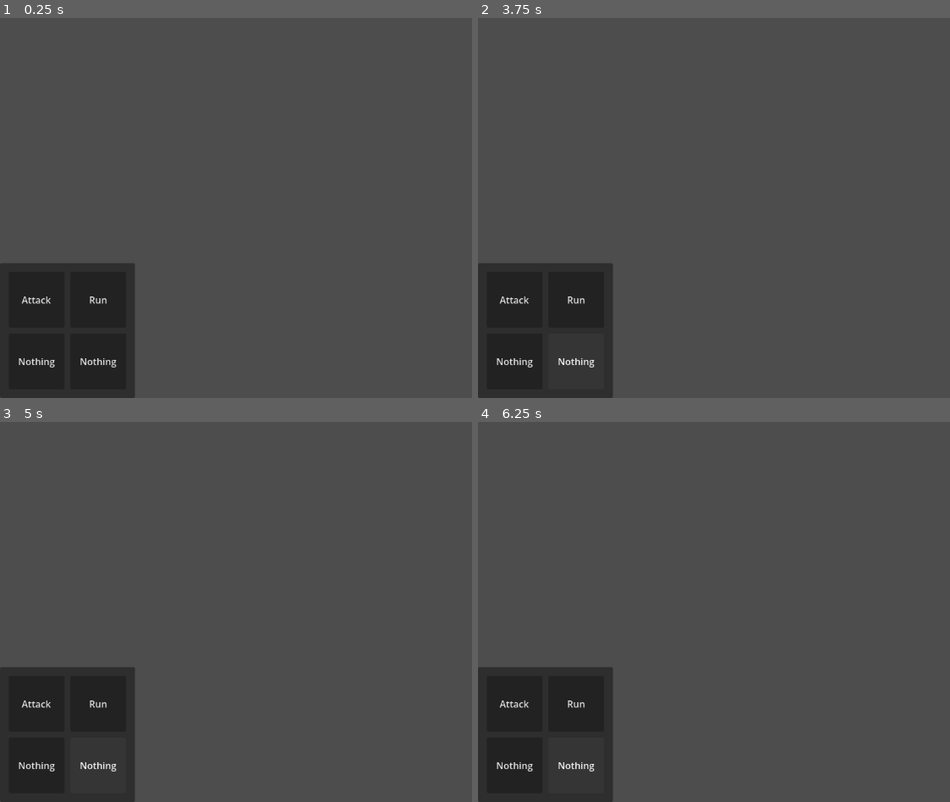
Above: before the commit, frames 1-4 (two rows, left to right).
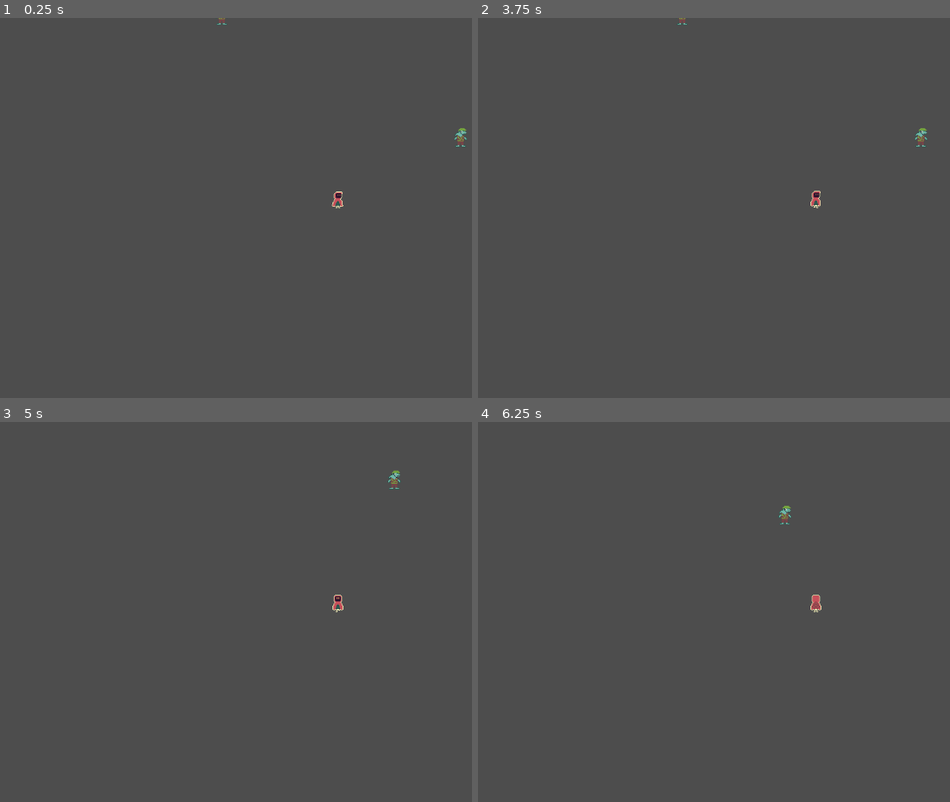
Above: after the commit, the same moments.

Repository: lumodevteam/sovle-squad
Game: Godot game, scene res://scenes/tutorial.tscn
Two runs of this game, one before a commit and one after it. Both use one fixed random seed, a clock stepped at 60 frames per second and the inputs below. Before the commit the project starts from res://scenes/global/battle/battle_gui.tscn.
Inputs (mouse positions are in pixels of both pictures, inside the frame that each line leads up to):
- Up to frame 1 (0.25 s): no input
- Up to frame 2 (3.75 s): click (515, 299) at 0.5 s, where only the run before the commit has a clickable "Attack"; click (577, 299) at 1.25 s, where only the run before the commit has a clickable "Run"; click (515, 360) at 2 s, where only the run before the commit has a clickable "Nothing"; click (577, 360) at 2.75 s, where only the run before the commit has a clickable "Nothing"; tap Enter at 3.5 s; hold D (right) from 3.53 s (still down); hold E (interact) from 3.53 s (still down)
- Up to frame 3 (5 s): release D (right) at 4.28 s; release E (interact) at 4.28 s; hold S (down) from 4.28 s (still down); tap E (interact) at 4.35 s
- Up to frame 4 (6.25 s): tap Space at 5 s; release S (down) at 5.03 s; hold D (right) 5.03-5.78 s; hold Shift (sprint) 5.03-5.78 s; tap E (interact) at 5.3, 5.85 s; hold W (up) from 5.78 s (still down)

The runs differ from the first frame. In frame 1, 10% of the frame differs, in the area x 0-99%, y 0-100%; in frame 2, 8.6%; in frame 3, 8.6%; in frame 4, 8.6%.
Error before the commit: Parse Error: Expected identifier after "." for attribute access. (res://scenes/global/battle/menu.gd:5)

Commit message:
Updated battle to use signals for cleaner code

Diff:
--- a/solve-squad/project.godot
+++ b/solve-squad/project.godot
@@ -11,7 +11,7 @@
 [application]
 
 config/name="Solve Squad"
-run/main_scene="uid://b0jnhnrqsshx0"
+run/main_scene="uid://d2nh1tce5gdx"
 config/features=PackedStringArray("4.5", "GL Compatibility")
 config/icon="res://icon.svg"
 
--- a/solve-squad/scenes/entities/enemy/enemy.gd
+++ b/solve-squad/scenes/entities/enemy/enemy.gd
@@ -30,11 +30,7 @@
 func collision(body: Node2D) -> void:
 	if body.is_in_group("player"):
 		player_in_range = body
-		interact()
-
-func interact() -> void:
-	print("battling")
-	Battle.battle(player_in_range, self)
+		Battle.start_battle.emit(player_in_range, self)
 
 func attack() -> int:
 	atk = 1
--- a/solve-squad/scenes/entities/player/player.gd
+++ b/solve-squad/scenes/entities/player/player.gd
@@ -36,6 +36,9 @@
 		"spd" : randi() % 10 + 1,
 		"dmg" : dmg / 2
 	},
+	4: {
+		"name" : "back",
+	}
 }
 
 var state: State = State.IDLE # current state of the player
--- a/solve-squad/scenes/global/battle/battle.gd
+++ b/solve-squad/scenes/global/battle/battle.gd
@@ -1,19 +1,18 @@
-extends Node
+extends Node2D
 
-signal get_player_moves(moves: Array)
+signal start_battle(player: CharacterBody2D, enemy: CharacterBody2D)
+signal battle_over
 
 var battling: bool = false # is there a battle happening
 var rng = RandomNumberGenerator.new()
 var weights = PackedFloat32Array([0.5, 0.7, 1, 0.7, 0.5])
 
-func battle(player, enemy) -> void: # battle function
-	Navigation.change_scene(Navigation.battle_scene)
+func _ready():
+	start_battle.connect(_on_start_battle)
+
+func _on_start_battle(player, enemy) -> void: # battle function
 	battling = true
-
-	var mid: int = player.lvl
-	var enemy_lvls: Array = [mid - 2, mid - 1, mid, mid + 1, mid + 2]
-
-	enemy.lvl = enemy_lvls[rng.rand_weighted(weights)] # picks a random lvl for the enemy
-
-	if enemy.lvl <= 0:
-		enemy.lvl = 1
+	var battle_player = player
+	var battle_enemy = enemy
+	print(battle_player, battle_enemy)
+	print(battle_player.moves)
--- a/solve-squad/scenes/global/battle/battle.tscn
+++ b/solve-squad/scenes/global/battle/battle.tscn
@@ -1,40 +1,12 @@
 [gd_scene load_steps=5 format=3 uid="uid://dqu1bdl7daoaa"]
 
+[ext_resource type="Script" uid="uid://bv0p8frvohdru" path="res://scenes/global/battle/battle.gd" id="1_qrdqo"]
 [ext_resource type="PackedScene" uid="uid://c4ptsnun1j3k2" path="res://scenes/entities/enemy/enemy.tscn" id="2_qrdqo"]
 [ext_resource type="PackedScene" uid="uid://d2y41t1gddvi0" path="res://scenes/entities/player/player.tscn" id="3_aucy0"]
 [ext_resource type="PackedScene" uid="uid://b0jnhnrqsshx0" path="res://scenes/global/battle/battle_gui.tscn" id="3_v2tsk"]
 
-[sub_resource type="GDScript" id="GDScript_b1xms"]
-script/source = "extends Node
-
-var battling: bool = false # is there a battle happening
-var rng = RandomNumberGenerator.new()
-var weights = PackedFloat32Array([0.5, 0.7, 1, 0.7, 0.5])
-
-func battle(player, enemy) -> void: # battle function
-
-	# camera.make_current()
-	battling = true
-
-	var mid: int = player.lvl
-	var enemy_lvls: Array = [mid - 2, mid - 1, mid, mid + 1, mid + 2]
-
-	enemy.lvl = enemy_lvls[rng.rand_weighted(weights)] # picks a random lvl for the enemy
-
-	if enemy.lvl <= 0:
-		enemy.lvl = 1
-
-	var dmg: int # damage
-
-	while player.health > 0 and enemy.health > 0:
-		dmg = player.attack() # player attacks first
-		enemy.health -= dmg
-		dmg = enemy.attack()
-		player.health -= dmg
-"
-
 [node name="Battle" type="Node2D"]
-script = SubResource("GDScript_b1xms")
+script = ExtResource("1_qrdqo")
 
 [node name="Enemy" parent="." instance=ExtResource("2_qrdqo")]
 position = Vector2(100, 0)
@@ -49,3 +21,5 @@
 offset_top = 326.0
 offset_right = -676.0
 offset_bottom = 326.0
+
+[connection signal="start_battle" from="." to="." method="_on_start_battle"]
--- a/solve-squad/scenes/global/battle/menu.gd
+++ b/solve-squad/scenes/global/battle/menu.gd
@@ -2,7 +2,13 @@
 
 @export var menu: GridContainer
 @export var moves: GridContainer
-@onready var move_names = Battle.
+
+func change_labels(buttons, new_labels) -> void:
+	var i: int = 0
+
+	for button in buttons:
+		button.label = new_labels[i]["name"]
+		i += 1
 
 func toggle_visibility(object) -> void:
 	if object.visible:
@@ -14,7 +20,6 @@
 	toggle_visibility(menu)
 	toggle_visibility(moves)
 
-
 func _on_back_pressed() -> void:
 	toggle_visibility(moves)
 	toggle_visibility(menu)
--- a/solve-squad/scenes/global/navigation/navigation.gd
+++ b/solve-squad/scenes/global/navigation/navigation.gd
@@ -4,8 +4,8 @@
 const tutorial_scene = preload("res://scenes/tutorial.tscn")
 var current_scene = tutorial_scene
 
-func _on_ready() -> void:
-	change_scene(current_scene)
+func _ready() -> void:
+	Battle.start_battle.connect(_on_start_battle)
 
 func change_scene(scene) -> void:
 	if scene != null:
@@ -13,3 +13,7 @@
 		await Transition.on_transition_finished
 		get_tree().change_scene_to_packed(scene)
 		current_scene = scene
+		current_scene.instantiate()
+
+func _on_start_battle(_player, _enemy):
+	change_scene(battle_scene)
Not shown, changed: solve-squad/scenes/global/battle/battle.gd.uid
Not shown, added: solve-squad/scenes/global/battle/battle_gui.tscn25290443.tmp
Not shown, added: solve-squad/scenes/global/battle/battle_gui.tscn30980563.tmp
